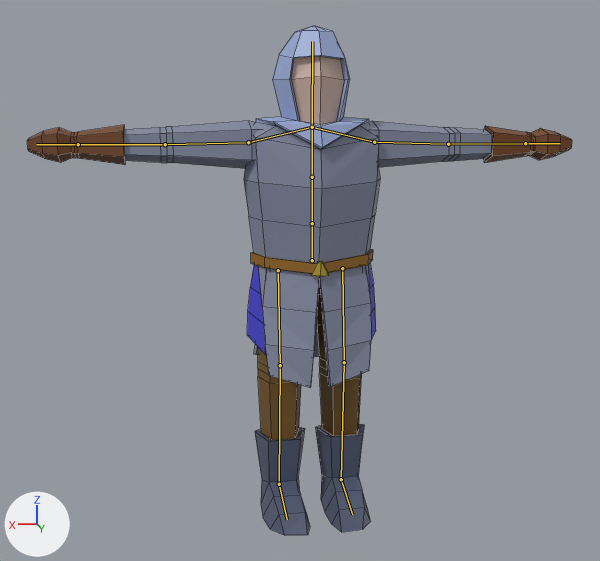
Before and after pictures for a commit that changed the Blender file ArtWorkplace/Blender/swordsman.blend.
The view is the same before and after, from a camera (50 mm lens) standing at (0.61, 3.24, 1.52) and looking at (0.06, 0.04, 0.96). Arrows for +X, +Y and +Z are at lower left; the lights stay in place. The bones that bend it are drawn over the model as lines. Mesh edges are drawn as thin lines.

In view in the first picture: 'Body'.
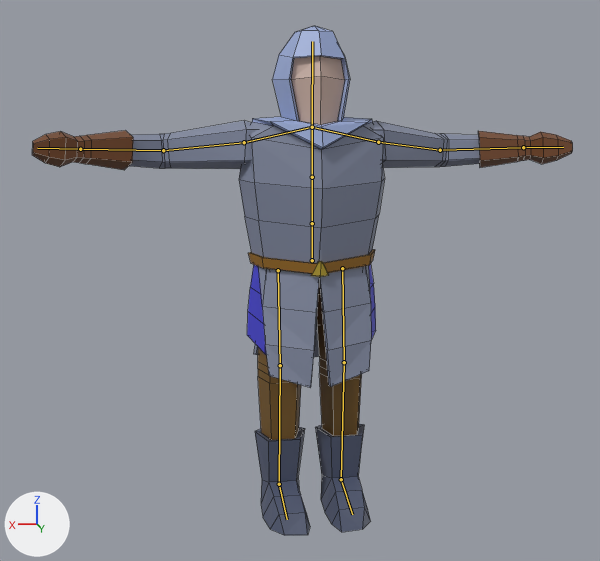
The newer file adds an action. The first version stands in its rest pose; the second is drawn at frame 208 of the action 'TPoseBreathing'.

Boxes [x1, y1, x2, y2] around the edits, measured in the pictures (600 x 561 px):
'Body', posed
    before: [27, 26, 572, 535]
    after: [32, 26, 573, 535]

Patch to the scene script:
```diff
--- a/ArtWorkplace/Blender/swordsman.blend.py
+++ b/ArtWorkplace/Blender/swordsman.blend.py
@@ bone_spine1 @@
 bone_spine1 = bpy.data.objects['Armature'].pose.bones['Spine1']  # child of 'Root'
-bone_spine1.scale = (1.0, 1.0, 1.0)
+bone_spine1.scale = (1.07, 1.0, 1.07)
@@ bone_head @@
 bone_head = bpy.data.objects['Armature'].pose.bones['Head']  # child of 'Spine2'
-bone_head.scale = (1.0, 1.0, 1.0)
+bone_head.scale = (0.93, 1.0, 0.93)
```
